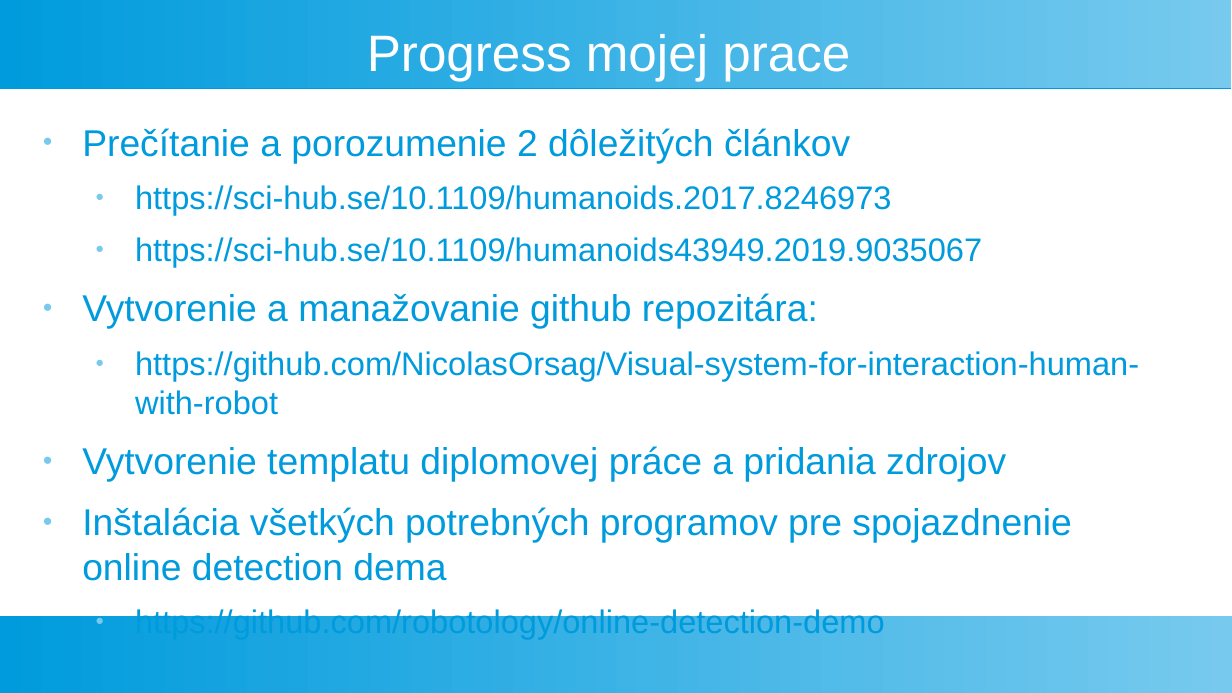
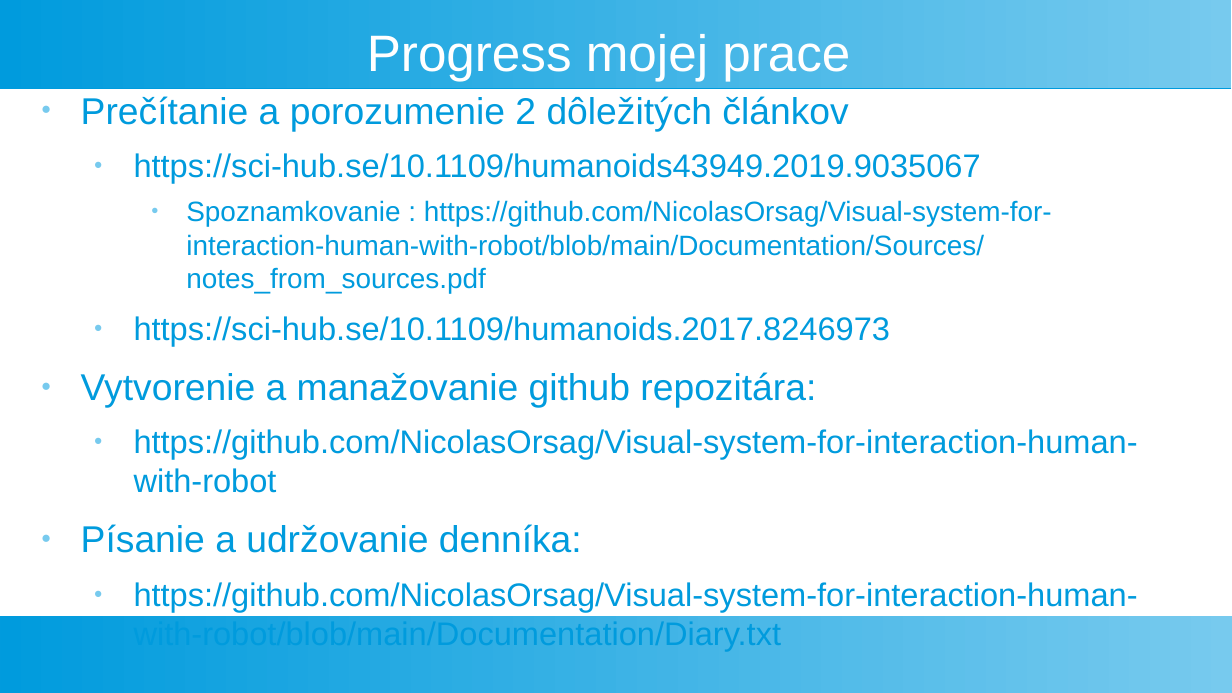
Before and after one commit to NicolasOrsag/Visual-system-for-interaction-human-with-robot, a slide deck: slide 2 of Documentation/Presentation.pptx. Drawn at 1232x693 pixels with LibreOffice and Linux fonts; fonts in the diff are those of the drawing. Boxes give left, top, right and bottom in pixels: in the first picture for what was removed or moved away, otherwise in the second. Text is boxed around its words. In the diff, an @@ line names an element or a change of style, - is before the commit and + after.

Commit message:
update presentation

```diff
--- a/Documentation/Presentation.pptx
+++ b/Documentation/Presentation.pptx
@@ text "Prečítanie a porozumenie 2 dôležitých ...": place and size @@
-text "Prečítanie a porozumenie 2 dôležitých ..." at [82, 128, 1139, 639]
+text "Prečítanie a porozumenie 2 dôležitých ..." at [81, 96, 1138, 651]
@@ text at [134, 153, 1052, 293]: paragraphs added @@
+  ● https://sci-hub.se/10.1109/humanoids43949.2019.9035067
+    ● Spoznamkovanie : https://github.com/NicolasOrsag/Visual-system-for-interaction-human-with-robot/blob/main/Documentation/Sources/notes_from_sources.pdf
@@ text at [135, 237, 982, 267]: paragraph removed @@
-  ● https://sci-hub.se/10.1109/humanoids43949.2019.9035067
@@ text at [81, 524, 1138, 651]: text changed; size 24 to 21 pt @@
-● Vytvorenie templatu diplomovej práce a pridania zdrojov
-● Inštalácia všetkých potrebných programov pre spojazdnenie online detection dema
-  ● https://github.com/robotology/online-detection-demo
+● Písanie a udržovanie denníka:
+  ● https://github.com/NicolasOrsag/Visual-system-for-interaction-human-with-robot/blob/main/Documentation/Diary.txt
```
Also in this commit, not shown: 2 slides added, 1 slide removed, 1 other file.
